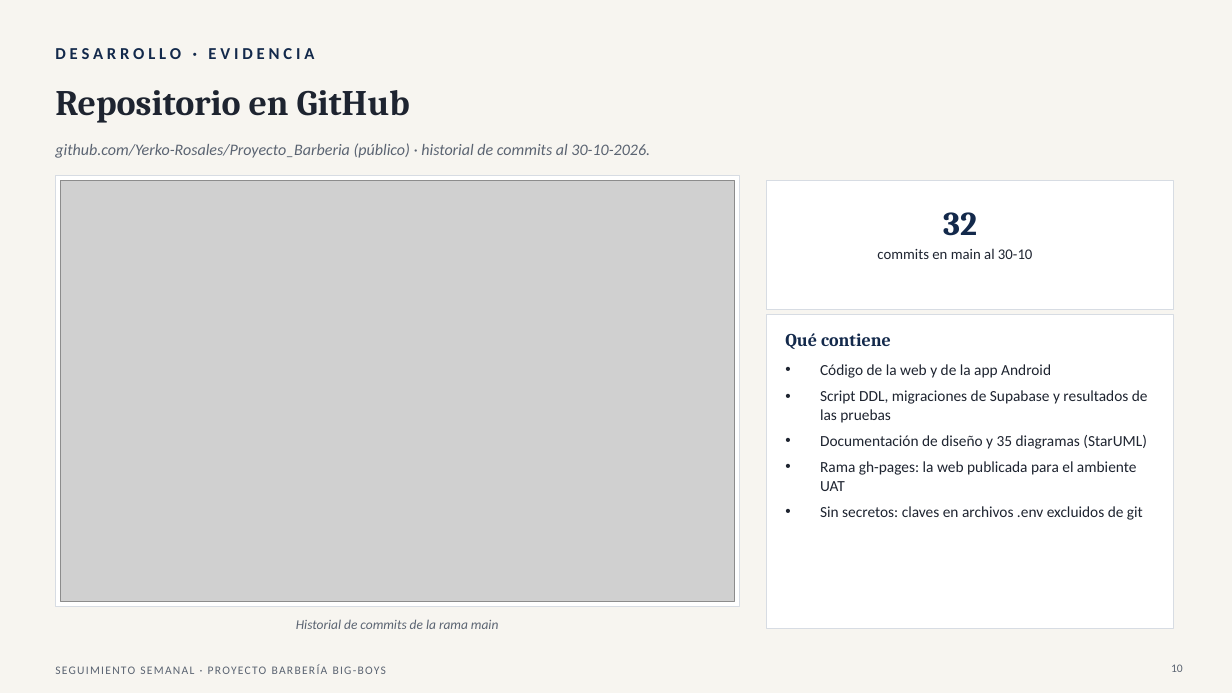
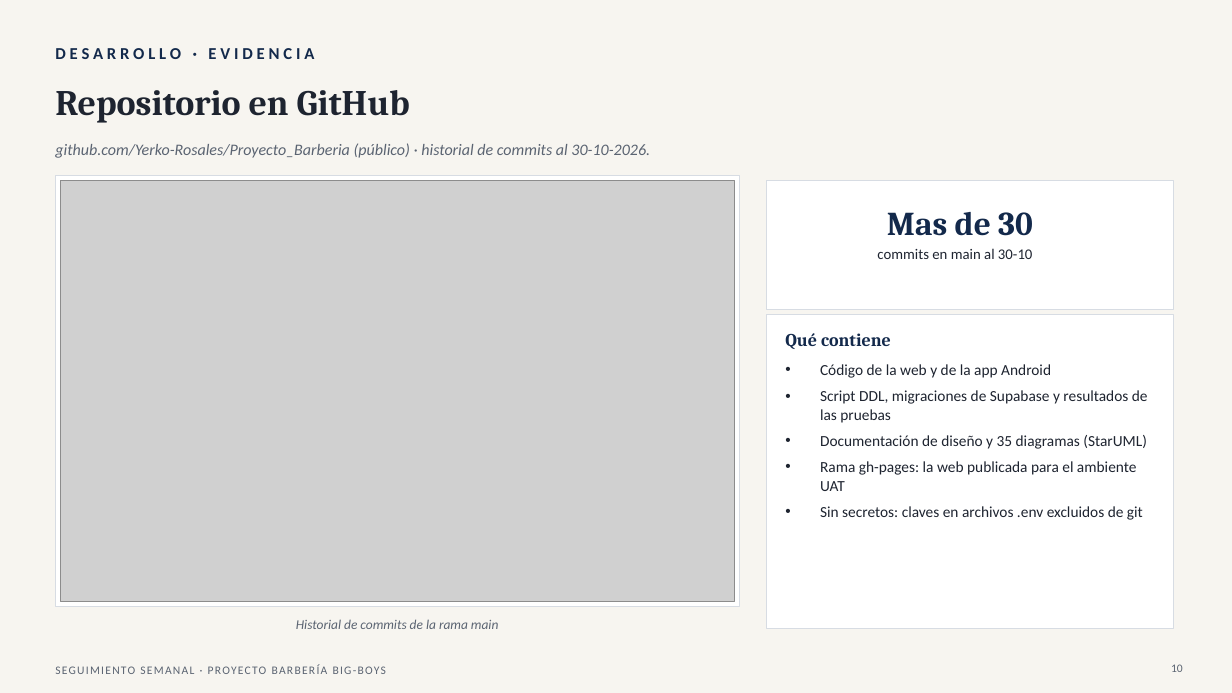
Before and after one commit to Yerko-Rosales/Proyecto_Barberia, a slide deck: slide 10 of Fase 2/Seguimiento semanal/Seguimiento_Roadmap_Proyecto_Barberia_30-10.pptx. Drawn at 1232x693 pixels with LibreOffice and Linux fonts; fonts in the diff are those of the drawing; grey boxes stand for pictures. Boxes give left, top, right and bottom in pixels: in the first picture for what was removed or moved away, otherwise in the second. Text is boxed around its words. In the diff, an @@ line names an element or a change of style, - is before the commit and + after.

Commit message:
Seguimiento 30-10: ajustes finales de la presentación

```diff
--- a/Fase 2/Seguimiento semanal/Seguimiento_Roadmap_Proyecto_Barberia_30-10.pptx
+++ b/Fase 2/Seguimiento semanal/Seguimiento_Roadmap_Proyecto_Barberia_30-10.pptx
@@ text at [887, 212, 1033, 236]: text changed @@
-32
+Mas de 30
```
